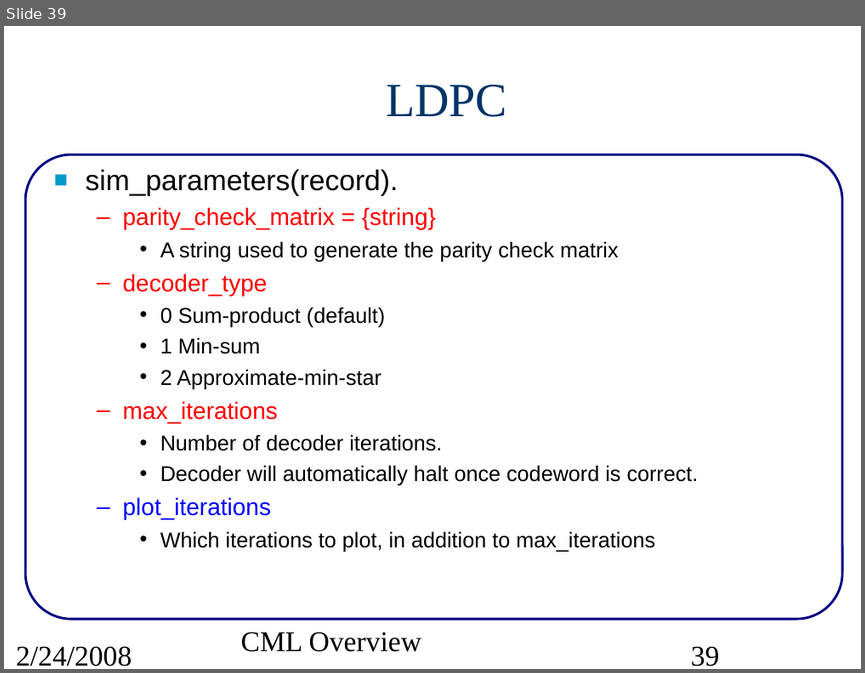
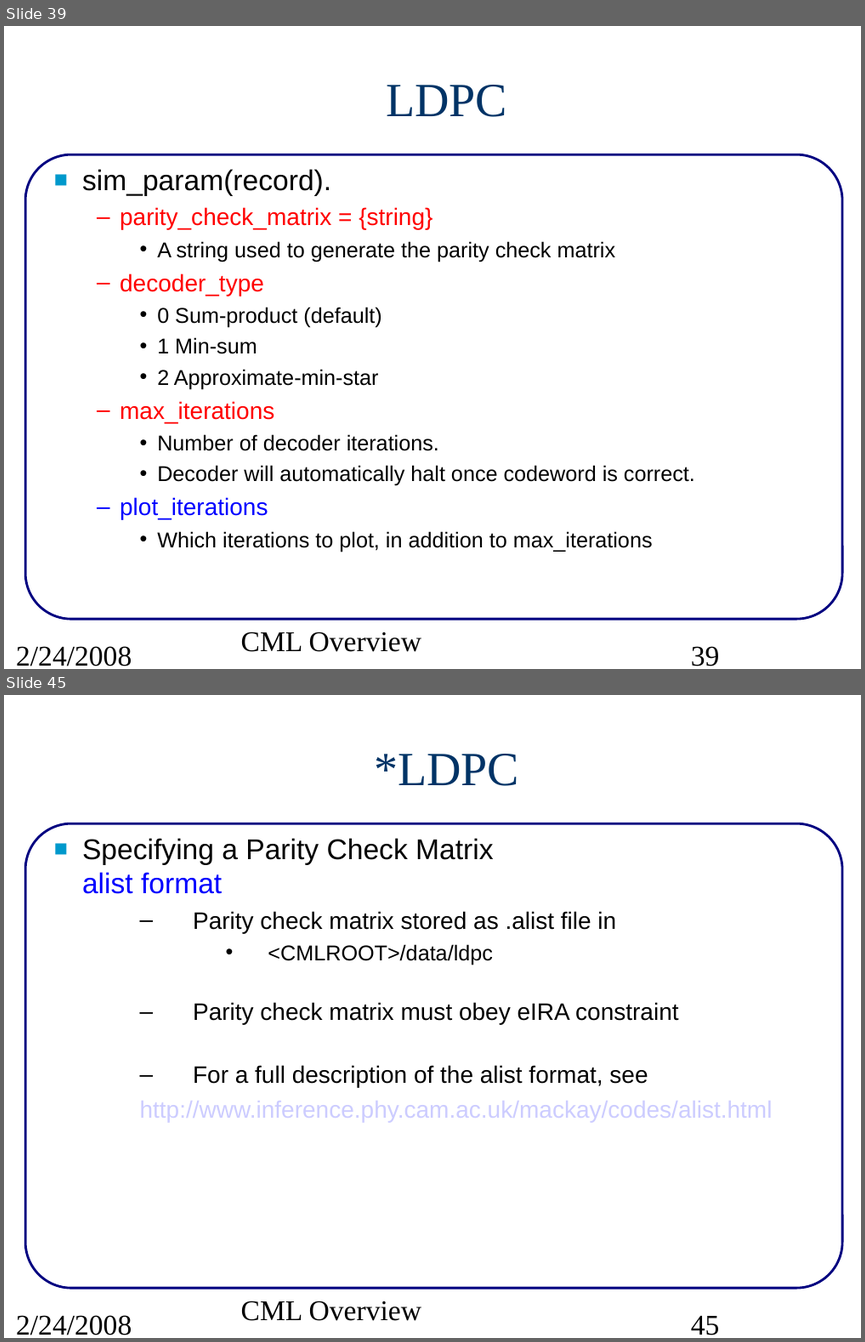
Before and after one commit to marcusmueller/iscml, a slide deck: pcs/projects/cml/doc/src/CMLoverview.ppt. Shown one above the other, each under a label of ours: slide 39 before the commit, slides 39 and 45 after it; the slides between them are not shown. The pictures are 865x673 and 865x1342 pixels, drawn with LibreOffice and Linux fonts; fonts in the diff are those of the drawing. Boxes give left, top, right and bottom in pixels: in the first picture for what was removed or moved away, otherwise in the second. Text is boxed around its words. In the diff, an @@ line names an element or a change of style, - is before the commit and + after.

```diff
--- a/pcs/projects/cml/doc/src/CMLoverview.ppt
+++ b/pcs/projects/cml/doc/src/CMLoverview.ppt
@@ slide 45 added at bbox=[4, 695, 861, 1338], background #FFFFFF; not listed: 1 template element that a slide beside it also shows @@
@@ title added at bbox=[374, 754, 519, 786], 40 pt, text #003366 @@
+*LDPC
@@ text added at bbox=[82, 838, 772, 1122], 20 pt, text #000000 @@
+■ Specifying a Parity Check Matrix
+  alist format
+  – Parity check matrix stored as .alist file in
+    • <CMLROOT>/data/ldpc
+  – Parity check matrix must obey eIRA constraint
+  – For a full description of the alist format, see
+  http://www.inference.phy.cam.ac.uk/mackay/codes/alist.html
@@ text added at bbox=[241, 1300, 421, 1321], 24 pt, text #000000 @@
+CML Overview
@@ text added at bbox=[16, 1315, 132, 1335], 24 pt, text #000000 @@
+2/24/2008
@@ page number added at bbox=[691, 1315, 720, 1335], 24 pt, text #000000 @@
+45
@@ slide 39 changed as well @@
@@ text at bbox=[82, 169, 331, 196]: text changed @@
-■ sim_parameters(record).
+■ sim_param(record).
@@ text at bbox=[120, 207, 695, 551]: indent changed @@
```
Also in this commit, not shown: 91 other slides changed, 16 other slides added, 4 other files.
